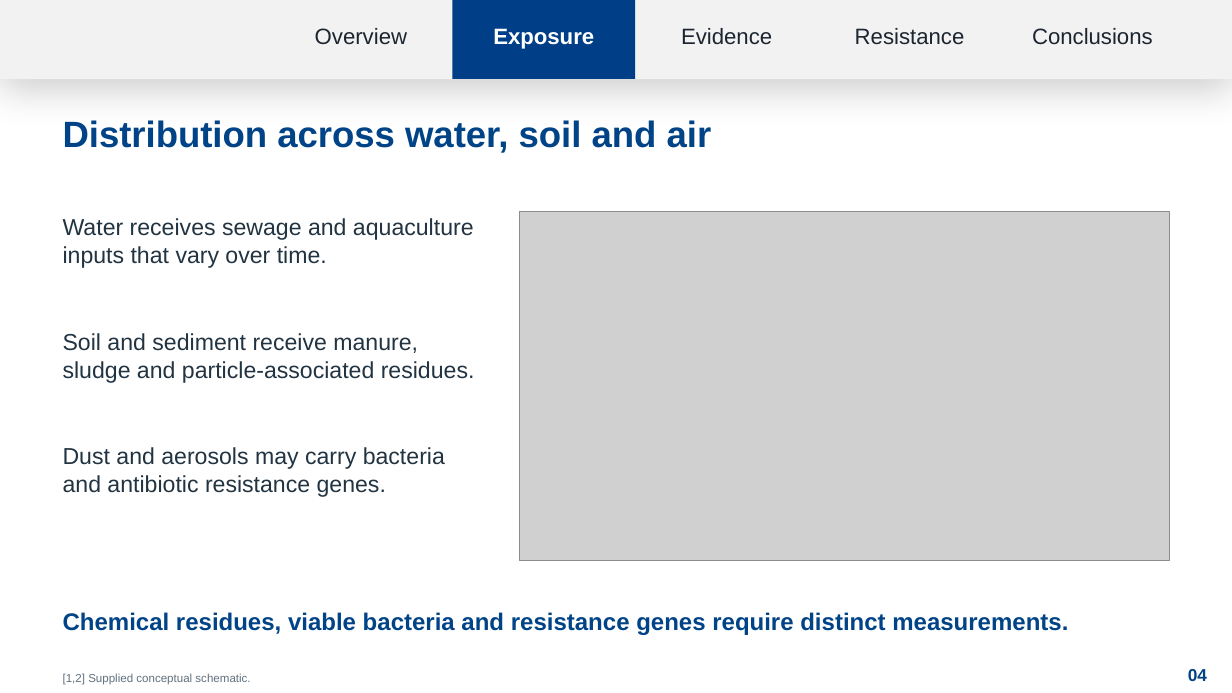
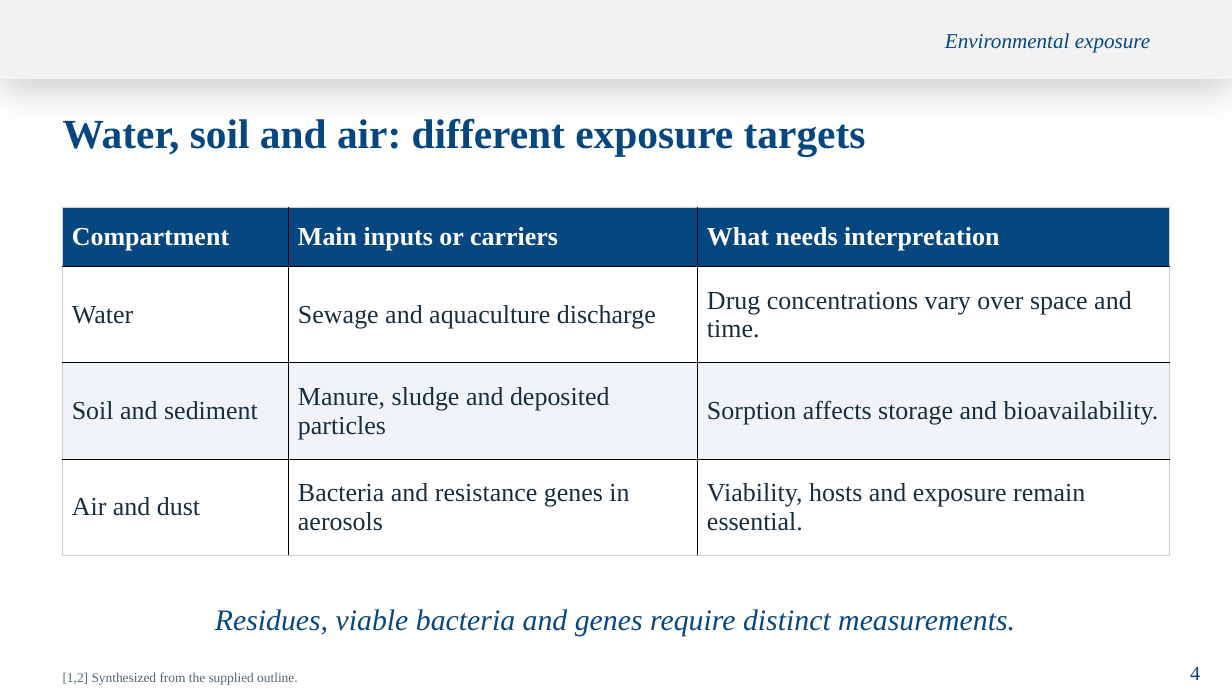
Before and after one commit to sophiawang122/yang, a slide deck: slide 4 of Antibiotics_Environmental_Toxicology_EN.pptx. Drawn at 1232x693 pixels with LibreOffice and Linux fonts; fonts in the diff are those of the drawing; grey boxes stand for pictures; background and template pictures are left out. Boxes give left, top, right and bottom in pixels: in the first picture for what was removed or moved away, otherwise in the second. Text is boxed around its words. In the diff, an @@ line names an element or a change of style, - is before the commit and + after.

```diff
--- a/Antibiotics_Environmental_Toxicology_EN.pptx
+++ b/Antibiotics_Environmental_Toxicology_EN.pptx
@@ text removed at box(315, 28, 407, 45) @@
-Overview
@@ rectangle removed at box(453, 0, 636, 79) @@
@@ text removed at box(681, 28, 772, 45) @@
-Evidence
@@ text "Environmental exposure" at box(945, 33, 1150, 52): vertical alignment middle to top @@
@@ text removed at box(855, 28, 965, 45) @@
-Resistance
@@ text removed at box(1032, 28, 1153, 45) @@
-Conclusions
@@ text at box(945, 33, 1150, 52): text changed; size 17.2 to 16.5 pt; font Arial to Times New Roman; text colour #FFFFFF to #064780; bold off; italic on @@
-Exposure
+Environmental exposure
@@ text at box(63, 119, 866, 156): text changed; size 28.5 to 32.2 pt; font Arial to Times New Roman; text colour #004386 to #064780 @@
-Distribution across water, soil and air
+Water, soil and air: different exposure targets
@@ table added at box(63, 207, 1170, 555), 4 rows, 3 columns @@
+Compartment | Main inputs or carriers | What needs interpretation
+Water | Sewage and aquaculture discharge | Drug concentrations vary over space and time.
+Soil and sediment | Manure, sludge and deposited particles | Sorption affects storage and bioavailability.
+Air and dust | Bacteria and resistance genes in aerosols | Viability, hosts and exposure remain essential.
@@ text removed at box(63, 218, 474, 268) @@
-Water receives sewage and aquaculture inputs that vary over time.
@@ picture removed at box(519, 212, 1169, 561) @@
@@ text removed at box(63, 333, 475, 383) @@
-Soil and sediment receive manure, sludge and particle-associated residues.
@@ text removed at box(63, 447, 445, 497) @@
-Dust and aerosols may carry bacteria and antibiotic resistance genes.
@@ text at box(215, 609, 1015, 636): text changed; size 18.8 to 23.2 pt; font Arial to Times New Roman; text colour #004386 to #064780; bold off; italic on @@
-Chemical residues, viable bacteria and resistance genes require distinct measurements.
+Residues, viable bacteria and genes require distinct measurements.
@@ text at box(63, 672, 298, 685): text changed; size 9 to 10.5 pt; font Arial to Times New Roman; text colour #60717F to #536875 @@
-[1,2] Supplied conceptual schematic.
+[1,2] Synthesized from the supplied outline.
@@ text removed at box(1188, 669, 1207, 681) @@
-04
@@ text added at box(1190, 666, 1200, 680), 15.8 pt, text #064780 @@
+4
```
Also in this commit, not shown: 12 other slides changed, 4 slides added, 4 slides removed.
